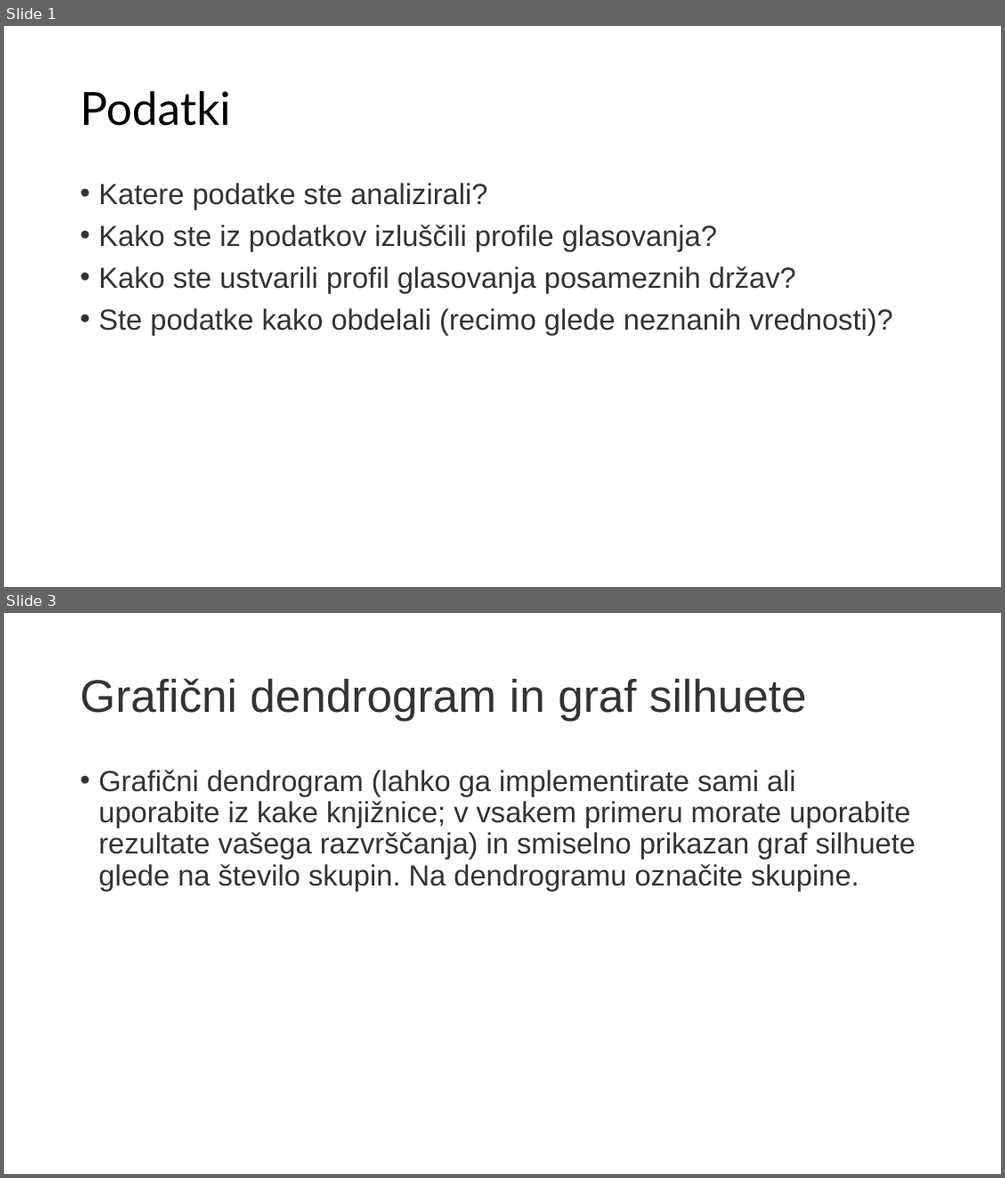
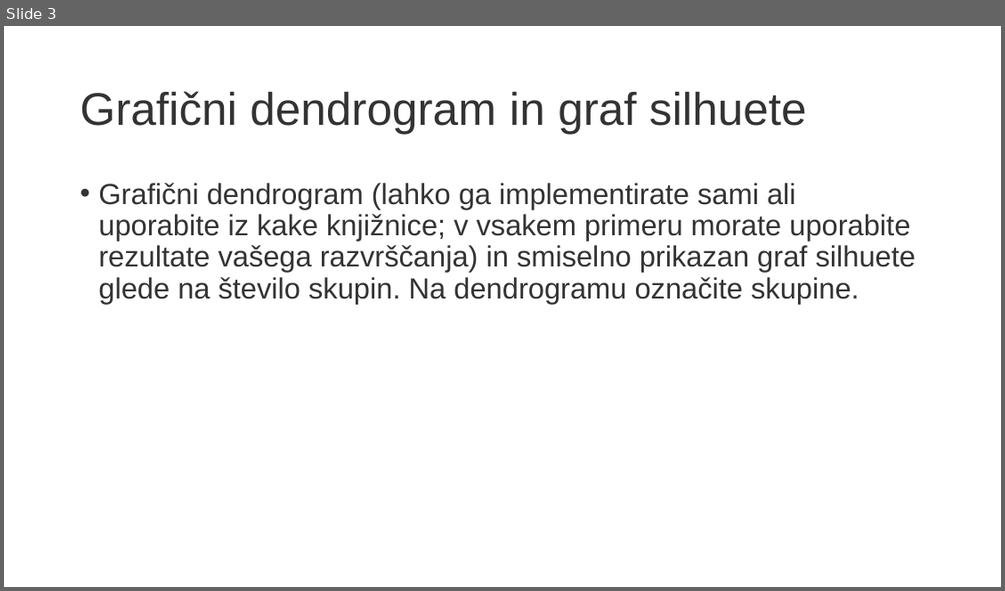
Before and after one commit to MatevzVidovic/UOZP, a slide deck: Aljaz/Naloga1/Aljaž_Rakovec_hw1.pptx. Shown one above the other, each under a label of ours: slides 1 and 3 before the commit, slide 3 after it; the slides between them are not shown. The pictures are 1005x1178 and 1005x591 pixels, drawn with LibreOffice and Linux fonts; fonts in the diff are those of the drawing. Boxes give left, top, right and bottom in pixels: in the first picture for what was removed or moved away, otherwise in the second. Text is boxed around its words. In the diff, an @@ line names an element or a change of style, - is before the commit and + after.

```diff
--- a/Aljaz/Naloga1/Aljaž_Rakovec_hw1.pptx
+++ b/Aljaz/Naloga1/Aljaž_Rakovec_hw1.pptx
@@ slide 1 removed at (x1=4, y1=26, x2=1001, y2=587), background #FFFFFF @@
@@ title removed at (x1=80, y1=91, x2=230, y2=126) @@
-Podatki
@@ text removed at (x1=98, y1=183, x2=892, y2=334) @@
-• Katere podatke ste analizirali?
-• Kako ste iz podatkov izluščili profile glasovanja?
-• Kako ste ustvarili profil glasovanja posameznih držav?
-• Ste podatke kako obdelali (recimo glede neznanih vrednosti)?
```
Also in this commit, not shown: 3 slides changed, 3 slides added, 3 other files.
